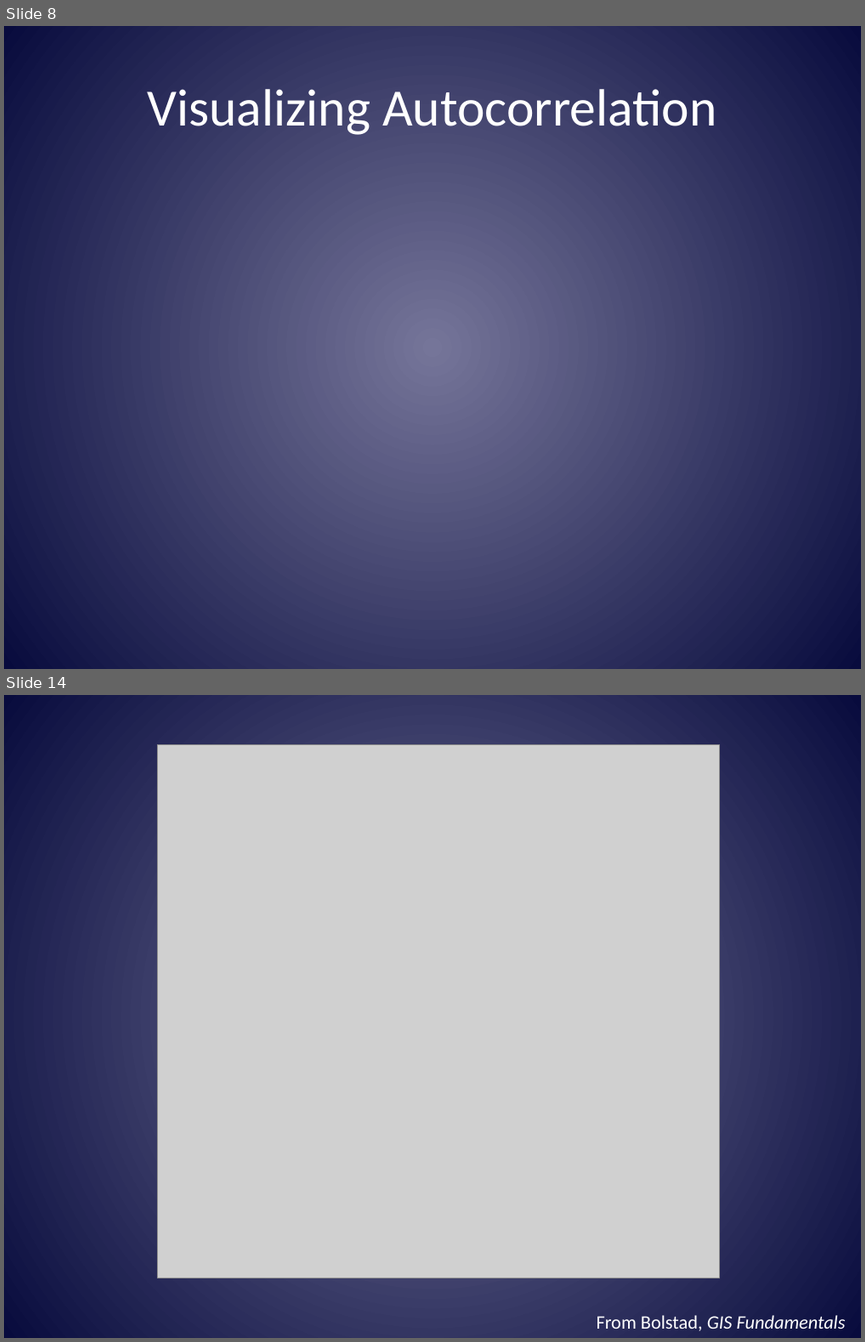
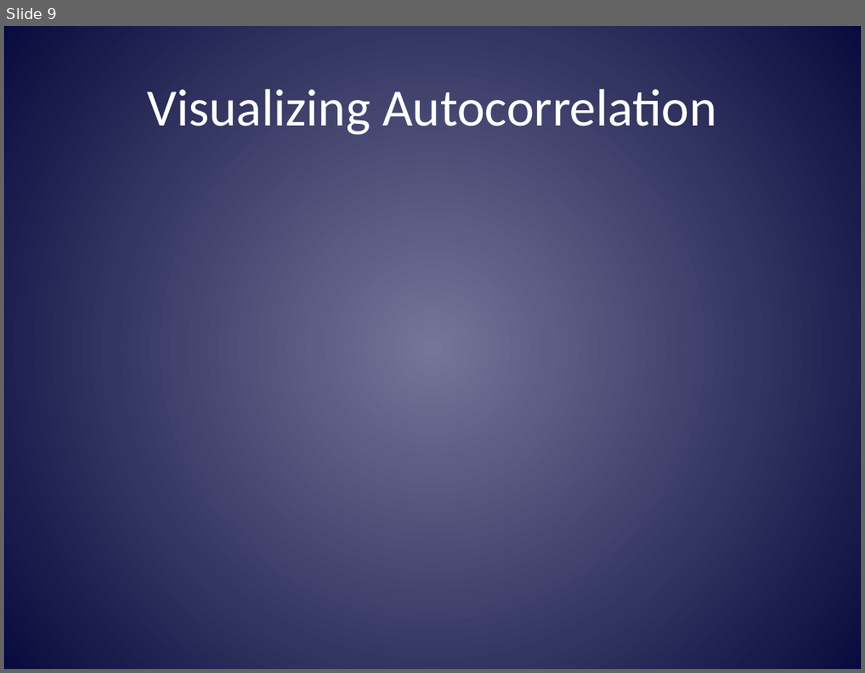
Before and after one commit to mltConsEcol/TU_LandscapeAnalysis_Documents, a slide deck: Lectures/LandscapeAnalysis_Week2.pptx. Shown one above the other, each under a label of ours: slides 8 and 14 before the commit, slide 9 after it; the slides between them are not shown. The pictures are 865x1342 and 865x673 pixels, drawn with LibreOffice and Linux fonts; fonts in the diff are those of the drawing; grey boxes stand for pictures. Boxes give left, top, right and bottom in pixels: in the first picture for what was removed or moved away, otherwise in the second. Text is boxed around its words. In the diff, an @@ line names an element or a change of style, - is before the commit and + after.

```diff
--- a/Lectures/LandscapeAnalysis_Week2.pptx
+++ b/Lectures/LandscapeAnalysis_Week2.pptx
@@ slide 14 removed at box(4, 695, 861, 1338), background gradient #74769A to #080C3E @@
@@ picture removed at box(157, 744, 719, 1276) @@
@@ text removed at box(596, 1315, 846, 1331) @@
-From Bolstad, GIS Fundamentals
@@ what was slide 8 is now slide 9 @@
```
Also in this commit, not shown: 3 slides changed, 2 slides added, 14 other slides removed.
